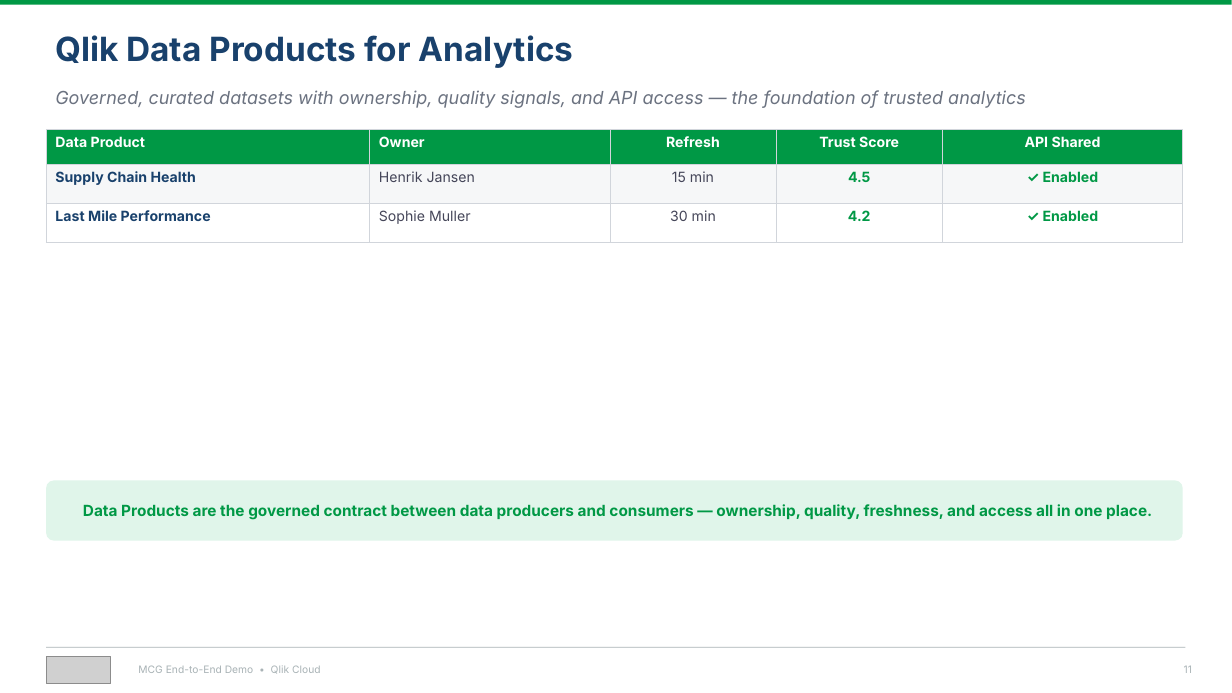
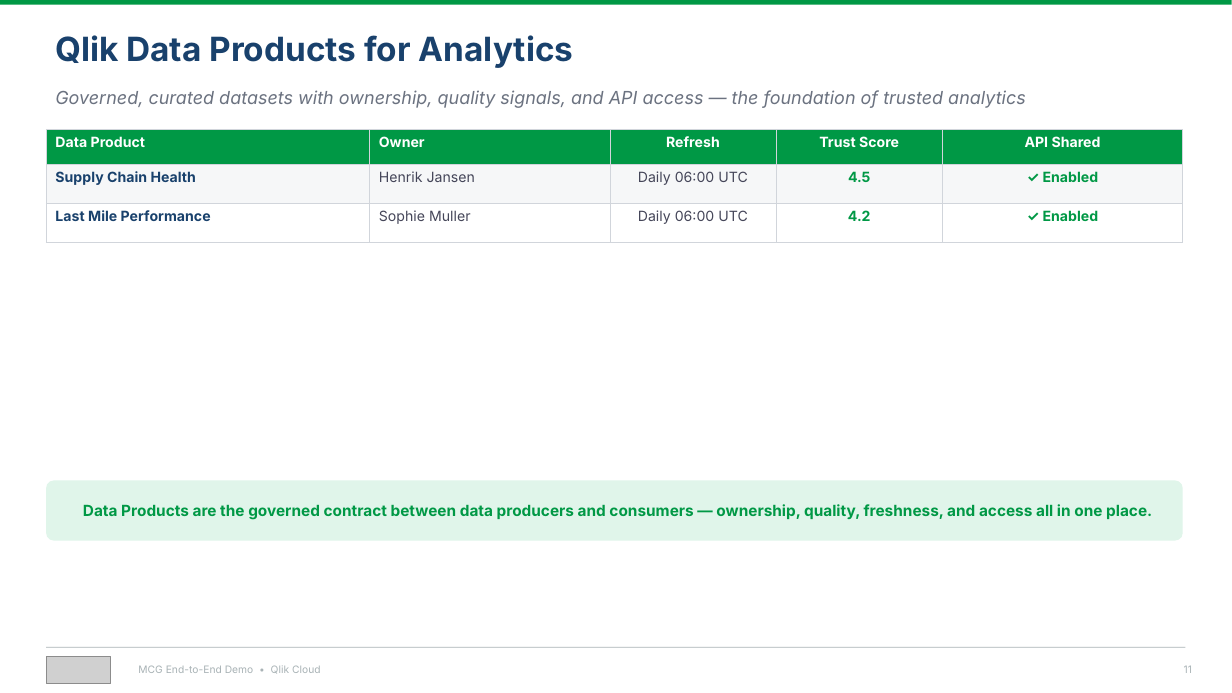
Before and after one commit to robertschoenfeldqlik/meridan_retail_group_qlik_demo_assets, a slide deck: slide 11 of MCG_Demo_Overview_Four_Stories.pptx. Drawn at 1232x693 pixels with LibreOffice and Linux fonts; fonts in the diff are those of the drawing; grey boxes stand for pictures. Boxes give left, top, right and bottom in pixels: in the first picture for what was removed or moved away, otherwise in the second. Text is boxed around its words. In the diff, an @@ line names an element or a change of style, - is before the commit and + after.

```diff
--- a/MCG_Demo_Overview_Four_Stories.pptx
+++ b/MCG_Demo_Overview_Four_Stories.pptx
@@ table at (x1=46, y1=129, x2=1183, y2=228) @@
-row 2, column 3: 15 min
+row 2, column 3: Daily 06:00 UTC
-row 3, column 3: 30 min
+row 3, column 3: Daily 06:00 UTC
```
Also in this commit, not shown: 6 other slides changed, 19 other files.
